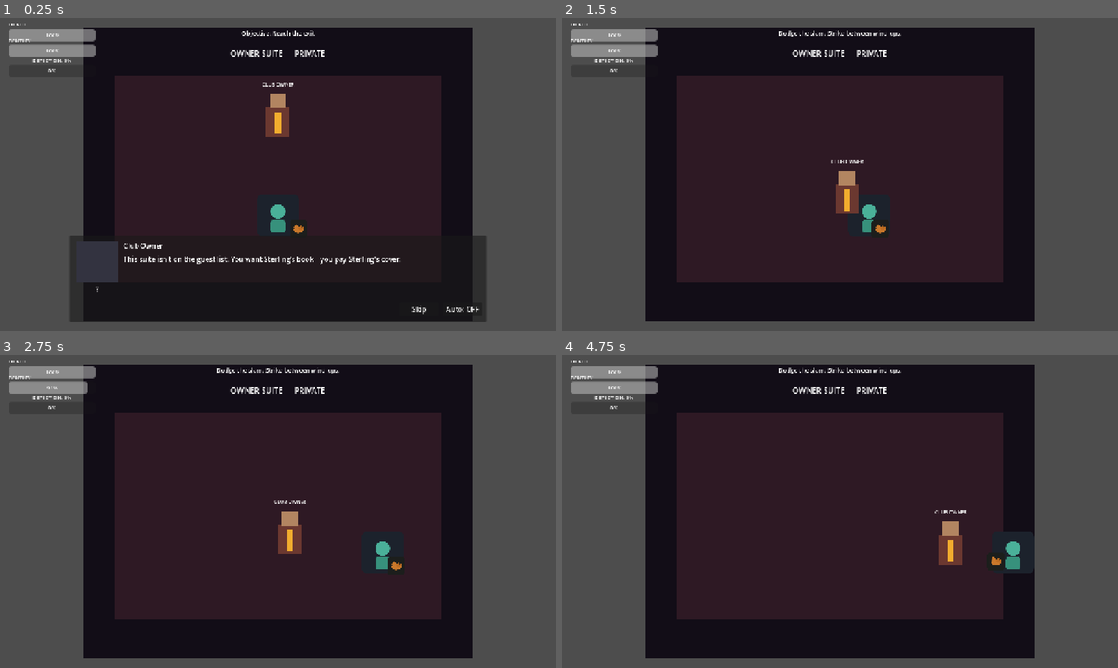
Above: before the commit, frames 1-4 (two rows, left to right).
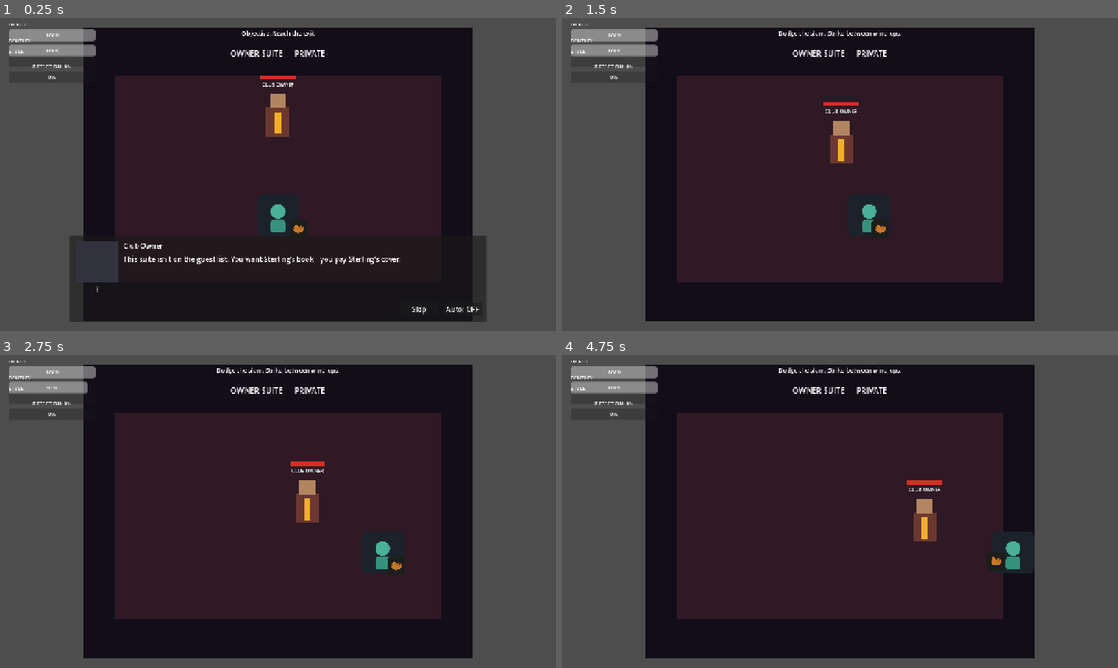
Above: after the commit, the same moments.

Repository: jtbenton55-stack/my-2d-game
Game: Godot game, scene res://scenes/missions/JazzClubOwnerArena.tscn
Two runs of this game, one before a commit and one after it. Both use one fixed random seed, a clock stepped at 60 frames per second and the inputs below. This scene is started directly instead of the project's main scene.
Inputs (mouse positions are in pixels of both pictures, inside the frame that each line leads up to):
- Up to frame 1 (0.25 s): no input
- Up to frame 2 (1.5 s): click "Skip" at 0.5 s; tap Enter (ui_accept) at 1.25 s; move the mouse to (962, 158) at 1.27 s; press the mouse at (962, 158) at 1.28 s; hold D (move_right) from 1.28 s (still down)
- Up to frame 3 (2.75 s): tap Enter (ui_accept) at 1.52 s; tap F (bentley_ability) at 1.55 s; release D (move_right) at 2 s; release the mouse at (400, 495) at 2 s; drag from (166, 527) to (83, 364) at 2.02 s
- Up to frame 4 (4.75 s): move the mouse to (895, 442) at 2.77 s; hold D (move_right) 2.78-3.5 s; hold Space (dodge) 2.78-3.5 s; click (895, 442) at 2.92 s; tap R (finisher) at 3.05 s; drag from (812, 574) to (645, 364) at 3.52 s; move the mouse to (1006, 558) at 4.27 s; hold A (move_left) from 4.28 s (still down); hold Q (heavy) from 4.28 s (still down); click (1006, 558) at 4.42 s; tap Enter (ui_accept) at 4.52 s; tap E (interact) at 4.55 s

The runs differ from the first frame. In frame 1, 0.3% of the frame differs, in the area x 1-54%, y 10-20%; in frame 2, 1.4%; in frame 3, 1.4%; in frame 4, 1.4%, in the area x 1-73%, y 10-68%.

Commit message:
Mid jazz boss fight debug

Diff:
--- a/project.godot
+++ b/project.godot
@@ -86,7 +86,8 @@
 }
 attack={
 "deadzone": 0.5,
-"events": [Object(InputEventMouseButton,"resource_local_to_scene":false,"resource_name":"","device":-1,"window_id":0,"alt_pressed":false,"shift_pressed":false,"ctrl_pressed":false,"meta_pressed":false,"button_mask":0,"position":Vector2(0, 0),"global_position":Vector2(0, 0),"factor":1.0,"button_index":1,"canceled":false,"pressed":false,"double_click":false,"script":null)
+"events": [Object(InputEventKey,"resource_local_to_scene":false,"resource_name":"","device":-1,"window_id":0,"alt_pressed":false,"shift_pressed":false,"ctrl_pressed":false,"meta_pressed":false,"pressed":false,"keycode":0,"physical_keycode":74,"key_label":0,"unicode":106,"location":0,"echo":false,"script":null)
+, Object(InputEventMouseButton,"resource_local_to_scene":false,"resource_name":"","device":-1,"window_id":0,"alt_pressed":false,"shift_pressed":false,"ctrl_pressed":false,"meta_pressed":false,"button_mask":0,"position":Vector2(0, 0),"global_position":Vector2(0, 0),"factor":1.0,"button_index":1,"canceled":false,"pressed":false,"double_click":false,"script":null)
 , Object(InputEventJoypadButton,"resource_local_to_scene":false,"resource_name":"","device":-1,"button_index":0,"pressure":0.0,"pressed":false,"script":null)
 ]
 }
--- a/scenes/characters/club_owner_boss.tscn
+++ b/scenes/characters/club_owner_boss.tscn
@@ -1,6 +1,7 @@
-[gd_scene load_steps=5 format=3 uid="uid://club_owner_boss001"]
+[gd_scene load_steps=6 format=3 uid="uid://club_owner_boss001"]
 
 [ext_resource type="Script" path="res://src/enemies/Bruiser.gd" id="1_boss"]
+[ext_resource type="Script" path="res://src/enemies/BossFloatingHealthBar.gd" id="2_hpbar"]
 
 [sub_resource type="RectangleShape2D" id="RectangleShape2D_body"]
 size = Vector2(46, 46)
@@ -20,7 +21,7 @@
 attack_range = 62.0
 aggro_range = 700.0
 speed = 90.0
-chase_speed = 175.0
+chase_speed = 60.0
 acceleration = 8.0
 attack_damage = 16
 attack_cooldown = 1.45
@@ -31,6 +32,9 @@
 [node name="CollisionShape2D" type="CollisionShape2D" parent="."]
 position = Vector2(0, 10)
 shape = SubResource("RectangleShape2D_body")
+
+[node name="FloatingHealthBar" type="Node2D" parent="."]
+script = ExtResource("2_hpbar")
 
 [node name="VisionArea" type="Area2D" parent="."]
 monitorable = false
--- a/scenes/ui/hud.tscn
+++ b/scenes/ui/hud.tscn
@@ -45,8 +45,30 @@
 offset_right = 200.0
 text = "BENTLEY"
 
+[node name="StyleBar" type="ProgressBar" parent="."]
+position = Vector2(20, 86)
+size = Vector2(200, 14)
+max_value = 100.0
+value = 0.0
+show_percentage = false
+theme = SubResource("Theme_19h8aw")
+
+[node name="StyleLabel" type="Label" parent="StyleBar"]
+layout_mode = 0
+offset_top = -18.0
+offset_right = 200.0
+text = "STYLE"
+
+[node name="StyleFinisherHint" type="Label" parent="StyleBar"]
+layout_mode = 0
+offset_top = 14.0
+offset_right = 200.0
+theme_override_font_sizes/font_size = 10
+theme_override_colors/font_color = Color(1, 0.82, 0.35, 1)
+text = ""
+
 [node name="DetectionMeter" type="ProgressBar" parent="."]
-position = Vector2(20, 108)
+position = Vector2(20, 122)
 size = Vector2(200, 15)
 max_value = 100
 value = 0
--- a/src/autoload/GameState.gd
+++ b/src/autoload/GameState.gd
@@ -45,6 +45,10 @@
 ## Serialized when leaving JazzClubMission for the owner-suite boss arena; reapplied on return.
 var velvet_paw_resume_data: Dictionary = {}
 
+## If true, every mission in mission_catalog is added to available_missions after reset/load (local debugging).
+## Story progression tests force this off during resets — see StoryUnlockTest._reset_game_state.
+var debug_unlock_all_missions: bool = true
+
 func set_velvet_paw_resume_data(data: Dictionary) -> void:
 	velvet_paw_resume_data = data.duplicate(true)
 
@@ -58,6 +62,15 @@
 	var d := velvet_paw_resume_data.duplicate(true)
 	velvet_paw_resume_data.clear()
 	return d
+
+
+func _apply_debug_unlock_all_missions_if_enabled() -> void:
+	if not debug_unlock_all_missions:
+		return
+	for mission_id in mission_catalog.keys():
+		if not available_missions.has(mission_id):
+			available_missions.append(mission_id)
+
 
 func _ready() -> void:
 	reset_for_new_game(false)
@@ -89,6 +102,7 @@
 	evidence_board_data = {}
 	equipped_items = []
 	velvet_paw_resume_data.clear()
+	_apply_debug_unlock_all_missions_if_enabled()
 	if emit_change:
 		EventBus.game_state_changed.emit()
 
--- a/src/combat/PlayerCombatController.gd
+++ b/src/combat/PlayerCombatController.gd
@@ -111,6 +111,7 @@
 
 func _emit_style() -> void:
 	style_changed.emit(current_style, max_style)
+	EventBus.combat_style_changed.emit(current_style, max_style)
 
 
 func _unhandled_input(event: InputEvent) -> void:
--- /dev/null
+++ b/src/enemies/BossFloatingHealthBar.gd
@@ -0,0 +1,40 @@
+extends Node2D
+## Simple world-space HP bar above a boss. Parent must expose max_health, health, and emit health_changed.
+
+@export var bar_width: float = 72.0
+@export var bar_height: float = 8.0
+@export var offset_y: float = -104.0
+
+var _enemy: Node = null
+
+
+func _ready() -> void:
+	_enemy = get_parent()
+	position = Vector2(0.0, offset_y)
+	if _enemy and _enemy.has_signal("health_changed") and not _enemy.health_changed.is_connected(_on_health_changed):
+		_enemy.health_changed.connect(_on_health_changed)
+	queue_redraw()
+
+
+func _on_health_changed(_current: int, _max_hp: int) -> void:
+	queue_redraw()
+
+
+func _process(_delta: float) -> void:
+	if _enemy == null or not is_instance_valid(_enemy):
+		queue_free()
+		return
+	position = Vector2(0.0, offset_y)
+
+
+func _draw() -> void:
+	if _enemy == null:
+		return
+	var max_hp: int = int(_enemy.get("max_health"))
+	var hp: int = int(_enemy.get("health"))
+	if max_hp <= 0:
+		return
+	var ratio: float = clampf(float(hp) / float(max_hp), 0.0, 1.0)
+	var half_w := bar_width * 0.5
+	draw_rect(Rect2(-half_w, 0.0, bar_width, bar_height), Color(0.1, 0.05, 0.05, 0.85))
+	draw_rect(Rect2(-half_w, 0.0, bar_width * ratio, bar_height), Color(0.85, 0.2, 0.15, 0.95))
--- a/src/enemies/EnemyBase.gd
+++ b/src/enemies/EnemyBase.gd
@@ -3,6 +3,7 @@
 signal died(enemy)
 ## Emitted once when the enemy first gains line-of-sight while the player is in aggro range.
 signal spotted_player()
+signal health_changed(current: int, max_health: int)
 
 @export var max_health := 40
 @export var speed := 120.0
@@ -14,6 +15,7 @@
 @export var aggro_range := 120.0
 @export var attack_cooldown := 0.8
 @export var stealth_aggro_multiplier := 0.35
+@export var hit_recovery_delay: float = 0.42
 
 var health := 40
 var target: Node2D = null
@@ -27,6 +29,7 @@
 	add_to_group("enemy")
 	health = max_health
 	target = get_tree().get_first_node_in_group("player") as Node2D
+	health_changed.emit(health, max_health)
 
 func _physics_process(delta: float) -> void:
 	if attack_timer > 0.0:
@@ -48,6 +51,7 @@
 	if health <= 0:
 		return
 	health = 0
+	health_changed.emit(health, max_health)
 	_die()
 
 
@@ -99,6 +103,8 @@
 
 func take_damage(amount: int, source: Node = null) -> void:
 	health = max(0, health - amount)
+	health_changed.emit(health, max_health)
+	attack_timer = maxf(attack_timer, hit_recovery_delay)
 	AudioManager.play_sfx("enemy_hit", global_position)
 	if source is Node2D:
 		var knock: Vector2 = (global_position - source.global_position).normalized() * 16.0
--- a/src/player/Player.gd
+++ b/src/player/Player.gd
@@ -27,6 +27,8 @@
 var stealth_indicator: ColorRect = null
 
 var _combat: Node = null
+## Blocks duplicate damage for a short window after Bentley's one-shot save (multi-hit attacks).
+var _dental_save_grace_until_msec: int = 0
 
 func is_stealth_active() -> bool:
 	return is_stealth
@@ -129,10 +131,14 @@
 				enemy.take_damage(total_damage, self)
 
 func take_damage(amount: int, _source: Node = null) -> void:
+	var now_msec := Time.get_ticks_msec()
+	if now_msec < _dental_save_grace_until_msec:
+		return
 	if invulnerable or is_in_group("invulnerable") or current_health <= 0:
 		return
 	if GameState.has_selected_card("bentley_dental_boy") and not GameState.dialogue_flags.get("dental_boy_used", false):
 		GameState.dialogue_flags["dental_boy_used"] = true
+		_dental_save_grace_until_msec = now_msec + 500
 		AudioManager.play_sfx("bentley_save", global_position)
 		EventBus.card_triggered.emit("bentley_dental_boy", "used", "Bentley took the hit.")
 		return
--- a/src/tests/SaveLoadTest.gd
+++ b/src/tests/SaveLoadTest.gd
@@ -9,6 +9,8 @@
 
 # Run all save/load tests
 func run_all_tests() -> Dictionary:
+    var prev_debug := GameState.debug_unlock_all_missions
+    GameState.debug_unlock_all_missions = false
     _test_results.clear()
     _tests_passed = 0
     _tests_failed = 0
@@ -29,6 +31,7 @@
     for result in _test_results:
         print("  " + result)
 
+    GameState.debug_unlock_all_missions = prev_debug
     return {
         "passed": _tests_passed,
         "failed": _tests_failed,
--- a/src/tests/StoryUnlockTest.gd
+++ b/src/tests/StoryUnlockTest.gd
@@ -10,6 +10,8 @@
 
 # Run all tests and return results
 func run_all_tests() -> Dictionary:
+    var prev_debug := GameState.debug_unlock_all_missions
+    GameState.debug_unlock_all_missions = false
     _test_results.clear()
     _tests_passed = 0
     _tests_failed = 0
@@ -42,6 +44,7 @@
     for result in _test_results:
         print("  " + result)
 
+    GameState.debug_unlock_all_missions = prev_debug
     return {
         "passed": _tests_passed,
         "failed": _tests_failed,
--- a/src/ui/HUD.gd
+++ b/src/ui/HUD.gd
@@ -2,6 +2,8 @@
 
 @onready var health_bar := get_node_or_null("HealthBar") as ProgressBar
 @onready var bentley_bar := get_node_or_null("BentleyBar") as ProgressBar
+@onready var style_bar := get_node_or_null("StyleBar") as ProgressBar
+@onready var style_finisher_hint := get_node_or_null("StyleBar/StyleFinisherHint") as Label
 @onready var detection_meter := get_node_or_null("DetectionMeter") as ProgressBar
 @onready var objective_marker := get_node_or_null("ObjectiveMarker") as Node2D
 @onready var distance_label := get_node_or_null("ObjectiveMarker/Distance") as Label
@@ -22,6 +24,7 @@
 	EventBus.objective_updated.connect(_on_objective_updated)
 	EventBus.card_selection_changed.connect(_on_cards_changed)
 	EventBus.card_triggered.connect(_on_card_triggered)
+	EventBus.combat_style_changed.connect(_on_combat_style_changed)
 	_on_health_changed(GameState.player_health, GameState.player_max_health)
 	if objective_marker:
 		objective_marker.visible = false
@@ -30,6 +33,8 @@
 func _exit_tree() -> void:
 	if EventBus.card_triggered.is_connected(_on_card_triggered):
 		EventBus.card_triggered.disconnect(_on_card_triggered)
+	if EventBus.combat_style_changed.is_connected(_on_combat_style_changed):
+		EventBus.combat_style_changed.disconnect(_on_combat_style_changed)
 
 func _process(_delta: float) -> void:
 	if objective_marker and has_marker:
@@ -47,6 +52,30 @@
 	if bentley_bar:
 		bentley_bar.max_value = max_val
 		bentley_bar.value = current
+
+
+func _on_combat_style_changed(current: float, max_style: float) -> void:
+	if style_bar == null:
+		return
+	style_bar.max_value = max_style
+	style_bar.value = current
+	if max_style <= 0.001:
+		return
+	if current >= max_style - 0.75:
+		style_bar.modulate = Color(1.0, 0.88, 0.4, 1.0)
+		if style_finisher_hint:
+			var fin_key := "R"
+			if InputMap.has_action("finisher"):
+				for ev in InputMap.action_get_events("finisher"):
+					if ev is InputEventKey:
+						var kc: int = ev.physical_keycode if ev.physical_keycode != 0 else ev.keycode
+						fin_key = OS.get_keycode_string(kc)
+						break
+			style_finisher_hint.text = "Finisher ready — press %s" % fin_key
+	else:
+		style_bar.modulate = Color.WHITE
+		if style_finisher_hint:
+			style_finisher_hint.text = ""
 
 func _on_show_objective_marker(should_show: bool, position: Vector2) -> void:
 	has_marker = should_show
--- a/src/ui/test_ui/controls_overlay.gd
+++ b/src/ui/test_ui/controls_overlay.gd
@@ -51,19 +51,19 @@
 			minimize_button.text = "-"
 
 func _update_label() -> void:
-	var text := "[F1] Toggle | [ESC] Pause\n"
-	text += "\n"
-
-	# Read the actual keybindings from the InputMap
-	text += _action_bindings("move_left", "A")
-	text += _action_bindings("move_right", "D")
-	text += _action_bindings("move_up", "W")
-	text += _action_bindings("move_down", "S")
-	text += _action_bindings("interact", "E")
-	text += _action_bindings("attack", "Space")
-	text += _action_bindings("dodge", "Shift")
-	text += _action_bindings("stealth", "Ctrl")
-	text += _action_bindings("bentley_ability", "Q")
+	var text := "[F1] Toggle | [ESC] Pause\n\n"
+	text += _action_bindings("move_left", "Move left")
+	text += _action_bindings("move_right", "Move right")
+	text += _action_bindings("move_up", "Move up")
+	text += _action_bindings("move_down", "Move down")
+	text += _action_bindings("interact", "Interact / dialogue")
+	text += _action_bindings("attack", "Light attack / combo")
+	text += _action_bindings("heavy", "Heavy attack")
+	text += _action_bindings("dodge", "Dash")
+	text += _action_bindings("finisher", "Finisher (style full)")
+	text += _action_bindings("stealth", "Stealth walk (hold + WASD)")
+	text += "Stealth takedown: stealth + behind unaware + light attack\n"
+	text += _action_bindings("bentley_ability", "Bentley ability")
 
 	info_label.text = text
 
@@ -74,7 +74,8 @@
 	var key_strs: PackedStringArray = []
 	for ev in keys:
 		if ev is InputEventKey:
-			key_strs.append(OS.get_keycode_string(ev.keycode))
+			var kc: int = ev.physical_keycode if ev.physical_keycode != 0 else ev.keycode
+			key_strs.append(OS.get_keycode_string(kc))
 		elif ev is InputEventJoypadButton:
 			key_strs.append("Btn %d" % ev.button_index)
 		elif ev is InputEventMouseButton:
--- a/src/ui/test_ui/pause_menu.gd
+++ b/src/ui/test_ui/pause_menu.gd
@@ -47,7 +47,7 @@
 	controls_button.pressed.connect(_toggle_controls_panel)
 
 	controls_panel = Panel.new()
-	controls_panel.custom_minimum_size = Vector2(520, 260)
+	controls_panel.custom_minimum_size = Vector2(560, 420)
 	controls_panel.hide()
 	menu.add_child(controls_panel)
 	menu.move_child(controls_panel, controls_button.get_index() + 1)
@@ -77,15 +77,18 @@
 		"  Move: %s / %s / %s / %s" % [_bindings("move_up", "W"), _bindings("move_left", "A"), _bindings("move_down", "S"), _bindings("move_right", "D")],
 		"  Interact / advance dialogue: %s" % _bindings("interact", "E"),
 		"",
-		"Combat",
-		"  Attack / strike: %s" % _bindings("attack", "Left Mouse"),
-		"  Dodge / roll: %s" % _bindings("dodge", "Space"),
-		"  Stealth / sneak: %s" % _bindings("stealth", "Shift"),
+		"Combat (hitbox melee)",
+		"  Light attack / combo: %s (J = keyboard jab; mouse / gamepad also work)" % _bindings("attack", "J / Mouse"),
+		"  Heavy attack: %s" % _bindings("heavy", "Q / Mouse 2"),
+		"  Dash (invulnerable frames): %s (hold a move direction or dash won't start)" % _bindings("dodge", "Space"),
+		"  Style finisher (STYLE bar full in HUD): %s" % _bindings("finisher", "R"),
+		"  Stealth walk: hold %s and use WASD together (slower, quieter movement)" % _bindings("stealth", "Shift"),
+		"  Stealth takedown: stealth + behind unaware enemy + %s" % _bindings("attack", "J / light attack"),
 		"  Bentley ability / sniff: %s" % _bindings("bentley_ability", "F"),
 		"",
 		"Menus",
 		"  Pause / resume: %s" % _bindings("pause", "Esc"),
-		"  Toggle old controls overlay: F1 (hidden by default)"
+		"  Toggle controls overlay: F1 (hidden by default)"
 	]
 	return "\n".join(lines)
 
--- a/src/utils/EventBus.gd
+++ b/src/utils/EventBus.gd
@@ -50,6 +50,8 @@
 signal pause_requested
 @warning_ignore("unused_signal")
 signal screen_shake(intensity: float, duration: float)
+@warning_ignore("unused_signal")
+signal combat_style_changed(current_style: float, max_style: float)
 
 var verbose := true
 var log_history: Array[String] = []
Not shown, added: src/enemies/BossFloatingHealthBar.gd.uid
Not shown, added: debug-755971.log
Not shown, changed: docs/CHANGELOG.md
